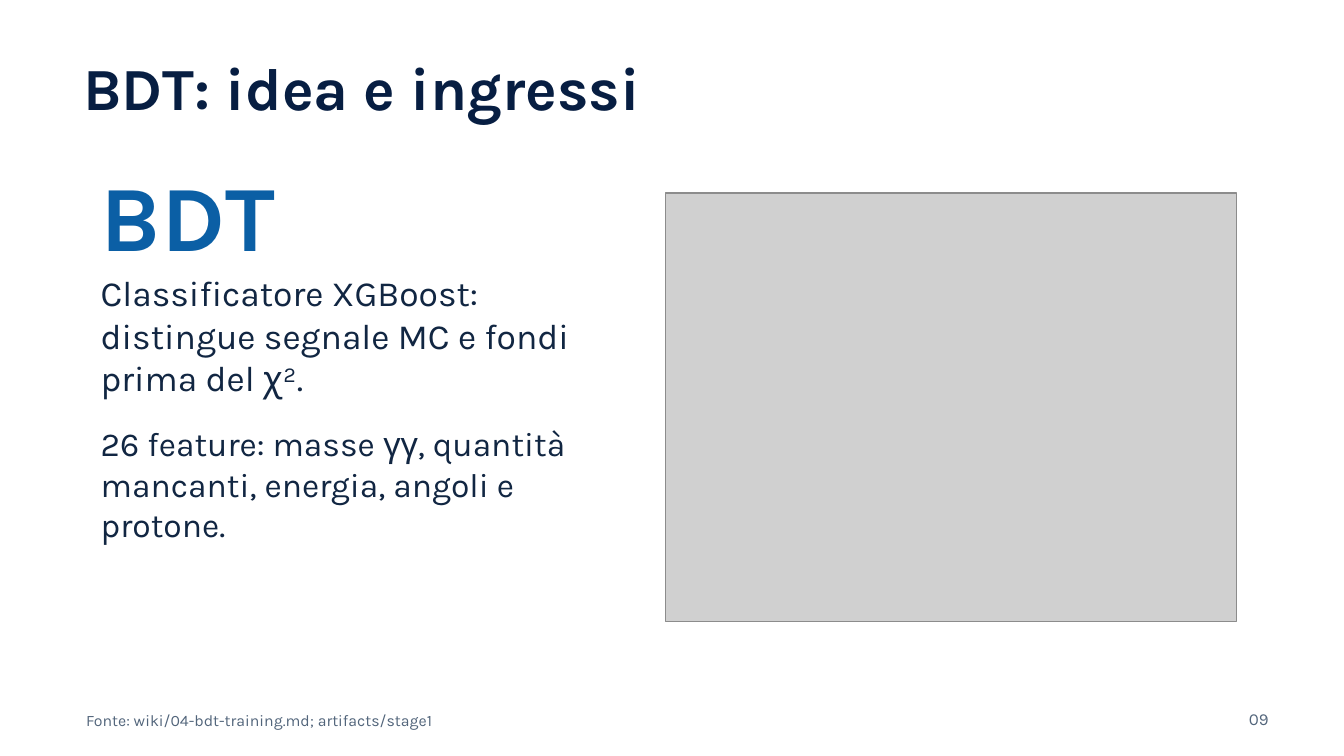
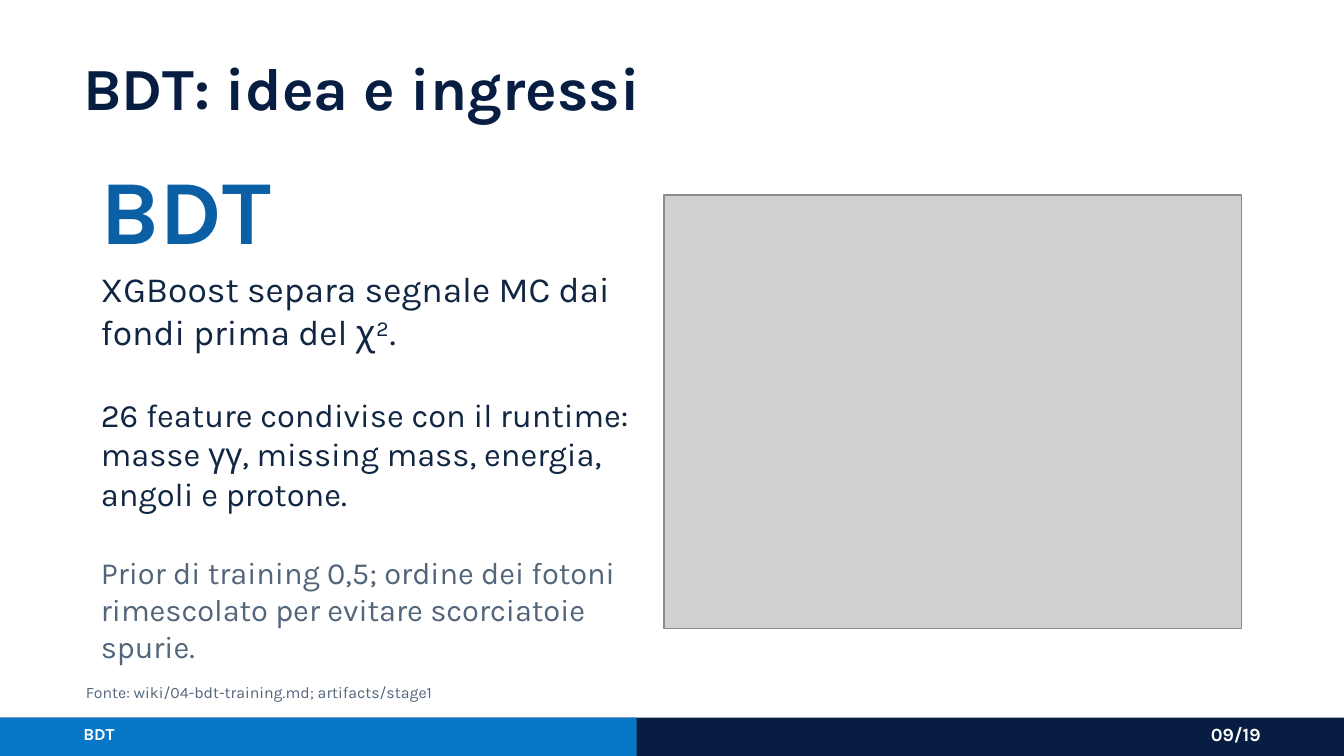
Before and after one commit to AntoninoFulci/GRAAL_Analysis, a slide deck: slide 9 of presentations/graal_analysis_framework_asimmetrie.pptx. Drawn at 1344x756 pixels with LibreOffice and Linux fonts; fonts in the diff are those of the drawing; grey boxes stand for pictures. Boxes give left, top, right and bottom in pixels: in the first picture for what was removed or moved away, otherwise in the second. Text is boxed around its words. In the diff, an @@ line names an element or a change of style, - is before the commit and + after.

Commit message:
docs: refine GRAAL presentation layout

```diff
--- a/presentations/graal_analysis_framework_asimmetrie.pptx
+++ b/presentations/graal_analysis_framework_asimmetrie.pptx
@@ text "BDT" at [101,184,272,244]: size 50 to 49 pt @@
@@ picture: place and size @@
-picture at [665,194,1236,622]
+picture at [664,195,1242,629]
@@ text at [101,277,610,354]: text changed @@
-Classificatore XGBoost: distingue segnale MC e fondi prima del χ².
+XGBoost separa segnale MC dai fondi prima del χ².
@@ text at [101,404,628,514]: text changed; size 18 to 17.5 pt @@
-26 feature: masse γγ, quantità mancanti, energia, angoli e protone.
+26 feature condivise con il runtime: masse γγ, missing mass, energia, angoli e protone.
@@ text added at [101,563,614,666], 16.5 pt, text #52657B @@
+Prior di training 0,5; ordine dei fotoni rimescolato per evitare scorciatoie spurie.
@@ text "Fonte: wiki/04-bdt-training.md; artifacts/stage1": place and size @@
-text "Fonte: wiki/04-bdt-training.md; artifacts/stage1" at [86,714,432,730]
+text "Fonte: wiki/04-bdt-training.md; artifacts/stage1" at [86,686,432,702]
@@ rectangle added at [0,718,1344,755], fill #071E42 @@
@@ rectangle added at [0,718,637,755], fill #0877C7 @@
@@ text added at [83,729,114,740], 9 pt, text #FFFFFF, bold @@
+BDT
@@ text at [1211,727,1261,743]: text changed; size 9 to 10 pt; text colour #52657B to #FFFFFF; bold on @@
-09
+09/19
```
Also in this commit, not shown: 15 other slides changed, 3 slides added, 3 slides removed, 2 other files.
